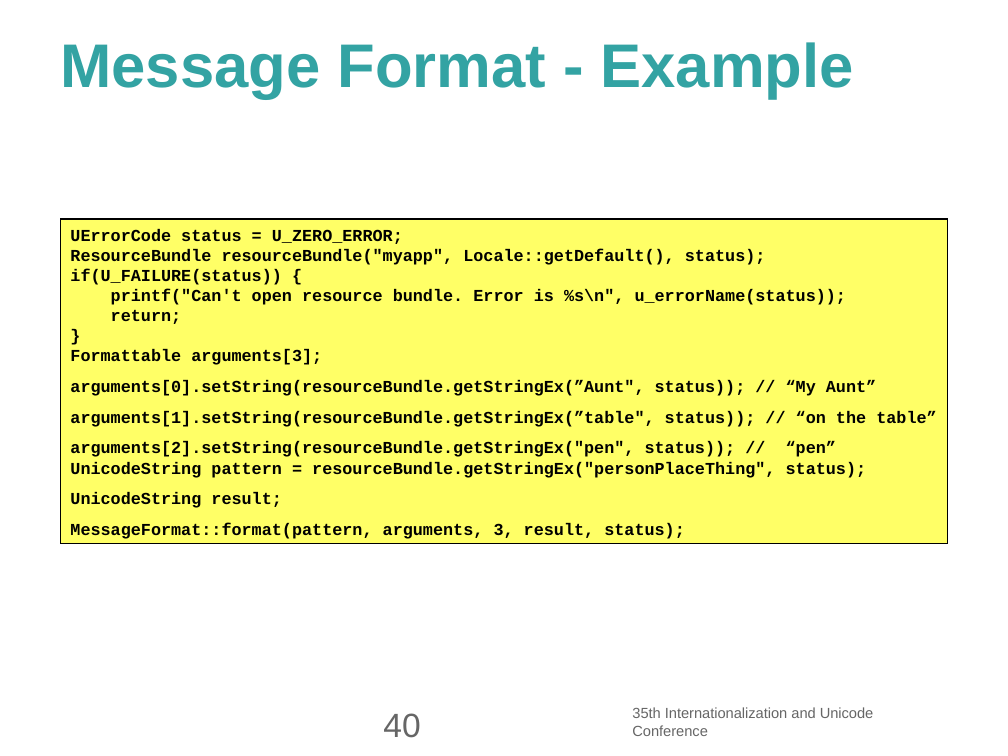
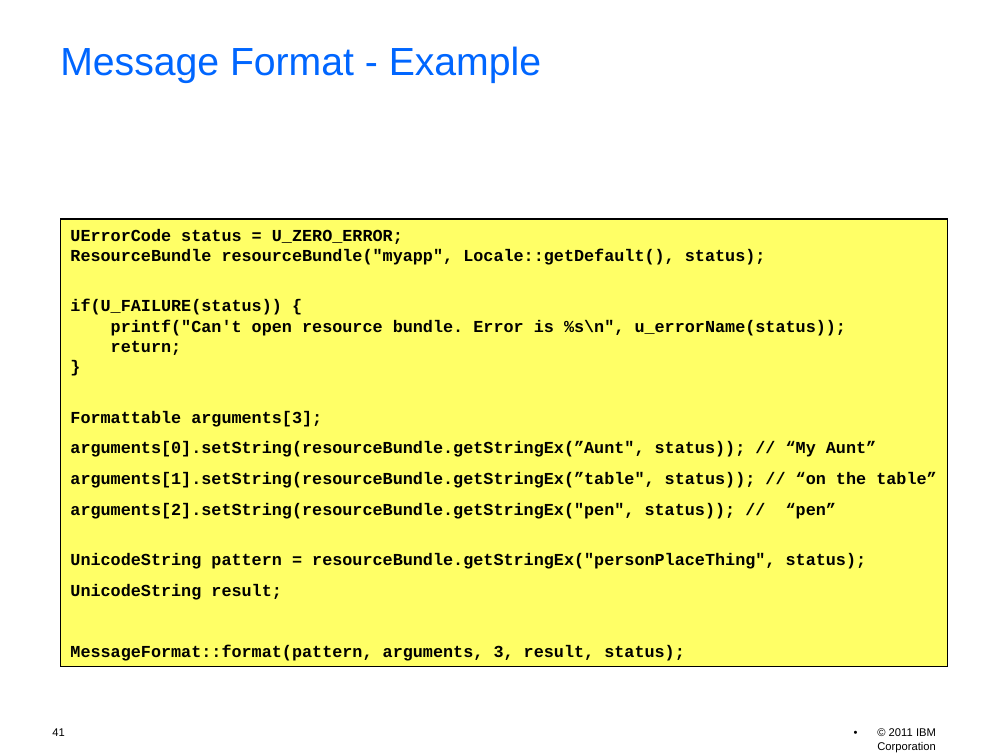
Before and after one commit to unicode-org/icu-docs, a slide deck: slide 41 of docs/pres/icu_workshop.odp (slide 40 before the commit). Drawn at 1008x756 pixels with LibreOffice and Linux fonts; fonts in the diff are those of the drawing; background and template pictures are left out. Boxes give left, top, right and bottom in pixels: in the first picture for what was removed or moved away, otherwise in the second. Text is boxed around its words. In the diff, an @@ line names an element or a change of style, - is before the commit and + after.

```diff
--- a/docs/pres/icu_workshop.odp
+++ b/docs/pres/icu_workshop.odp
@@ title "Message Format - Example" at (60, 46, 541, 83): size 44 to 28 pt, text colour #33A3A3 to #0066FF, bold off; line spacing 1 to 0.9 @@
@@ rectangle "UErrorCode status = U_ZERO_ERROR; ResourceBundle ...": place and size @@
-rectangle "UErrorCode status = U_ZERO_ERROR; ResourceBundle ..." at (60, 219, 948, 543)
+rectangle "UErrorCode status = U_ZERO_ERROR; ResourceBundle ..." at (60, 219, 948, 666)
@@ text in rectangle at (70, 229, 847, 427): text changed @@
-UErrorCode status = U_ZERO_ERROR;
-ResourceBundle resourceBundle("myapp", Locale::getDefault(), status);
-if(U_FAILURE(status)) {
-printf("Can't open resource bundle. Error is %s\n", u_errorName(status));
-return;
-}
-Formattable arguments[3];
+UErrorCode status = U_ZERO_ERROR;
+ResourceBundle resourceBundle("myapp", Locale::getDefault(), status);
+if(U_FAILURE(status)) {
+printf("Can't open resource bundle. Error is %s\n", u_errorName(status));
+return;
+}
+Formattable arguments[3];
@@ text in rectangle at (70, 502, 867, 569): text changed @@
-arguments[2].setString(resourceBundle.getStringEx("pen", status)); // “pen”
-UnicodeString pattern = resourceBundle.getStringEx("personPlaceThing", status);
+arguments[2].setString(resourceBundle.getStringEx("pen", status)); // “pen”
+UnicodeString pattern = resourceBundle.getStringEx("personPlaceThing", status);
@@ page number removed at (383, 713, 420, 738) @@
-40
@@ text removed at (632, 707, 874, 736) @@
-35th Internationalization and Unicode Conference
@@ page number added at (52, 728, 64, 736), 8 pt, text #000000 @@
+41
@@ text added at (877, 728, 936, 752), 8 pt, text #000000 @@
+• © 2011 IBM Corporation
```
Also in this commit, not shown: 58 other slides changed, 3 slides added, 1 slide removed, 3 other files.
